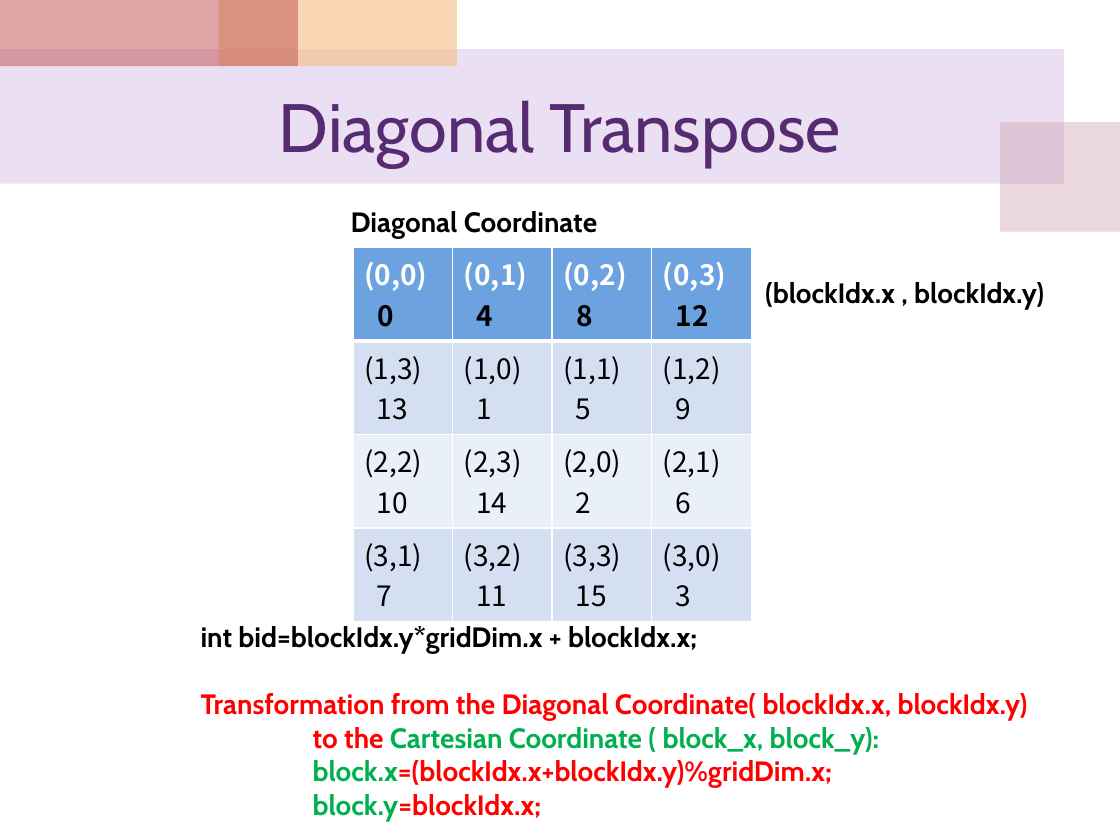
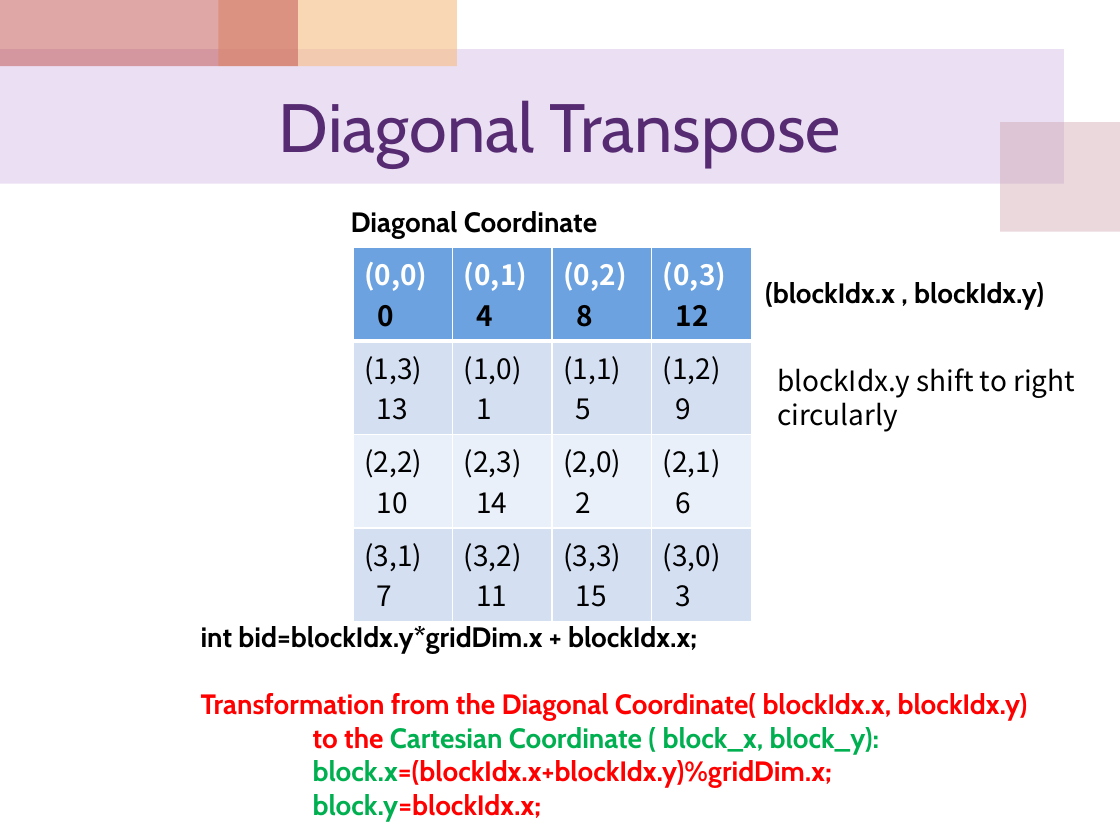
Before and after one commit to cocojk/major, a slide deck: slide 29 of gpu/EE817 Lecture 6 CUDA Global Memory.pptx. Drawn at 1120x840 pixels with LibreOffice and Linux fonts; fonts in the diff are those of the drawing. Boxes give left, top, right and bottom in pixels: in the first picture for what was removed or moved away, otherwise in the second. Text is boxed around its words. In the diff, an @@ line names an element or a change of style, - is before the commit and + after.

```diff
--- a/gpu/EE817 Lecture 6 CUDA Global Memory.pptx
+++ b/gpu/EE817 Lecture 6 CUDA Global Memory.pptx
@@ text added at box(777, 368, 1075, 432), 18 pt, text #000000 @@
+blockIdx.y shift to right circularly
```
Also in this commit, not shown: 1 other slide changed, 1 other file.
